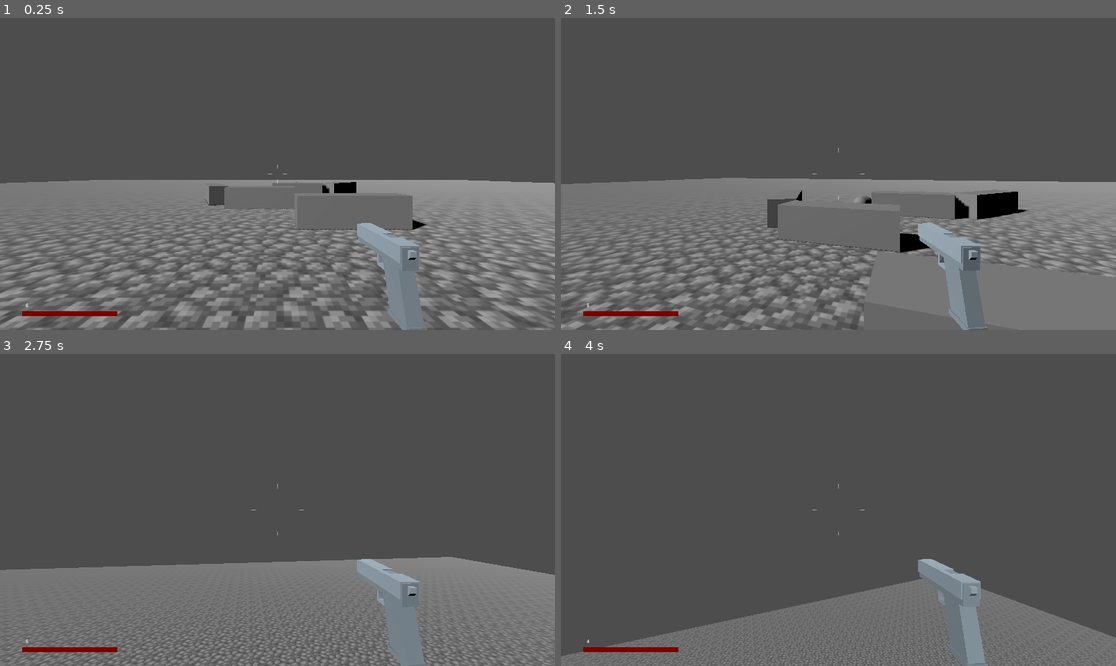
Above: before the commit, frames 1-4 (two rows, left to right).
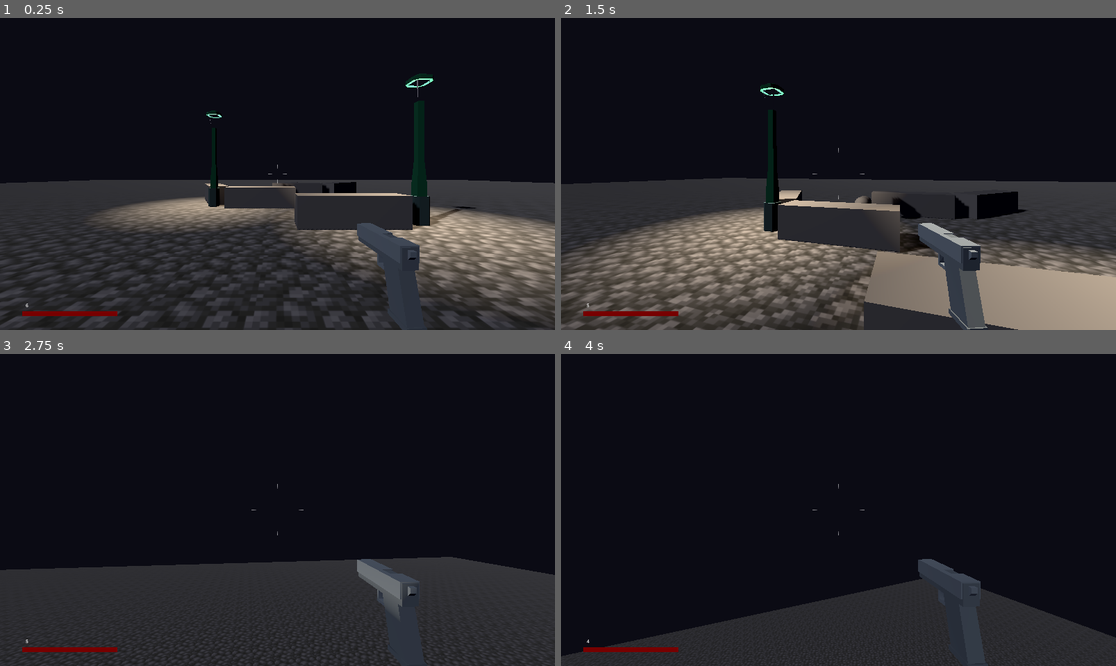
Above: after the commit, the same moments.

Repository: cjratcliff/hellebore
Game: Godot game, scene res://levels/main.tscn
Two runs of this game, one before a commit and one after it. Both use one fixed random seed, a clock stepped at 60 frames per second and the inputs below.
Inputs (mouse positions are in pixels of both pictures, inside the frame that each line leads up to):
- Up to frame 1 (0.25 s): no input
- Up to frame 2 (1.5 s): tap Enter at 0.5 s; move the mouse to (866, 174) at 0.52 s; hold Space (jump) 0.53-1.28 s; hold W (move_forward) from 0.53 s (still down); move the mouse to (810, 174) at 1.27 s; click (810, 174) at 1.35 s
- Up to frame 3 (2.75 s): keep holding W (move_forward); tap Space (jump) at 1.52, 1.55, 1.82 s; move the mouse to (288, 503) at 2.02 s; hold Space (jump) from 2.03 s (still down)
- Up to frame 4 (4 s): keep holding W (move_forward); move the mouse to (832, 516) at 2.77 s; release Space (jump) at 2.78 s; click (832, 516) at 2.85 s; tap Space (jump) at 3.02, 3.05, 3.32 s; move the mouse to (877, 513) at 3.52 s; hold Space (jump) from 3.53 s (still down)

The runs differ from the first frame. In frame 1, 96% of the frame differs, in the area x 0-100%, y 0-100%; in frame 2, 91%; in frame 3, 100%; in frame 4, 100%.

Commit message:
increase turn speed for mobs

Diff:
--- a/hellebore/actors/mobs/mob.gd
+++ b/hellebore/actors/mobs/mob.gd
@@ -3,7 +3,11 @@
 var max_health = 3
 var health = max_health
 var speed = 4
+var jump_speed = 8
+var turn_speed = 5.0
 var gravity = 10
+
+var is_jumping = false
 
 @onready var nav_agent: NavigationAgent3D = $NavigationAgent3D
 
@@ -17,28 +21,20 @@
 	var next_pos = nav_agent.get_next_path_position()
 	var dir = global_position.direction_to(next_pos)
 	dir.y = 0
-	velocity = dir * speed
+	velocity = dir * get_speed()
 
 	if not is_on_floor():
 		velocity.y -= gravity * delta
 
 	var dist_to_player = global_position.distance_to(player.global_position)
-	if is_on_floor() and dist_to_player < 5:
+	if is_on_floor() and dist_to_player < 5.0:
 		jump()
 
 	move_and_slide()
 
+	# Don't try to turn to face something you're already on top of
 	if global_position.distance_to(next_pos) > 0.5:
-		# Turn smoothly
-		var target_position = global_position + dir * 1000
-		var target_transform = global_transform.looking_at(target_position, Vector3.UP)
-
-		var current_quat = Quaternion(global_transform.basis)
-		var target_quat = Quaternion(target_transform.basis)
-
-		var rot_speed = 2.0
-		var smoothed_quat = current_quat.slerp(target_quat, rot_speed * delta)
-		global_transform.basis = Basis(smoothed_quat)
+		smooth_look_at(global_position + dir * 1000, delta)
 
 func take_damage(amount: float):
 	health -= amount
@@ -50,4 +46,20 @@
 
 func jump():
 	velocity.y += 40
-	speed = 8
+	is_jumping = true
+
+func get_speed():
+	if is_jumping:
+		return jump_speed
+	else:
+		return speed
+
+func smooth_look_at(target_position: Vector3, delta: float):
+	# Turn smoothly
+	var target_transform = global_transform.looking_at(target_position, Vector3.UP)
+
+	var current_quat = Quaternion(global_transform.basis)
+	var target_quat = Quaternion(target_transform.basis)
+
+	var smoothed_quat = current_quat.slerp(target_quat, turn_speed * delta)
+	global_transform.basis = Basis(smoothed_quat)
--- a/hellebore/levels/main.tscn
+++ b/hellebore/levels/main.tscn
@@ -5,10 +5,15 @@
 [ext_resource type="PackedScene" uid="uid://bdwub74y0vit1" path="res://actors/mobs/mob.tscn" id="2_wdj6m"]
 [ext_resource type="Texture2D" uid="uid://616y5meg2f41" path="res://terrain/ground.png" id="4_m1504"]
 [ext_resource type="PackedScene" uid="uid://bss2fa0ujtc4l" path="res://props/wall.tscn" id="5_ifaiv"]
+[ext_resource type="PackedScene" uid="uid://b6nkgnnfm6lvm" path="res://props/lamp/lamp.tscn" id="6_5k4jt"]
+
+[sub_resource type="Environment" id="Environment_rybk0"]
+background_mode = 1
+background_color = Color(0.04384113, 0.04171996, 0.080609135, 1)
 
 [sub_resource type="NavigationMesh" id="NavigationMesh_rybk0"]
-vertices = PackedVector3Array(-6, 0.5, -9.5, -5, 0.5, -10, -5, 0.5, -49.5, -49.5, 0.5, -49.5, -49.5, 0.5, -9, -6, 0.5, -9, 0.5, 0.5, -6.5, 0.5, 0.5, -8.5, -1.25, 0.5, -8.75, -2.5, 0.5, -6.5, -1, 0.5, -10.75, 5.5, 0.5, -13.25, 5.5, 0.5, -49.5, -3.5, 0.5, -9.5, 2.5, 0.5, -10.75, 6.75, 0.5, -12, 49.5, 0.5, -12, 49.5, 0.5, -49.5, 1, 0.5, -4.5, 0, 0.5, -4.25, 0.25, 0.5, -3, 4, 0.5, -3, 1, 0.5, -6.25, 4, 0.5, -8.75, 4.25, 0.5, -1.75, 49.5, 0.5, -1.75, 3.5, 1.5, -10.5, 3.5, 1.5, -10, 4.25, 1.5, -10.5, -0.5, 0.5, -2.75, -3.25, 0.5, -4.25, -3.5, 0.5, -5.25, -4.75, 0.5, -5.75, 1, 0.5, 49.5, 1.25, 0.5, -0.75, -0.5, 0.5, -1, -49.5, 0.5, 49.5, 4, 0.5, -0.75, 2.75, 0.5, 49.5, 49.5, 0.5, 49.5, 2.5, 0.5, -0.75)
-polygons = [PackedInt32Array(1, 0, 2), PackedInt32Array(2, 0 …(500 unchanged characters)… Int32Array(22, 7, 23), PackedInt32Array(18, 22, 21), PackedInt32Array(21, 22, 23), PackedInt32Array(21, 23, 24), PackedInt32Array(24, 23, 15), PackedInt32Array(24, 15, 16), PackedInt32Array(24, 16, 25), PackedInt32Array(28, 27, 26), PackedInt32Array(20, 29, 19), PackedInt32Array(19, 29, 30), PackedInt32Array(32, 31, 30), PackedInt32Array(35, 34, 33), PackedInt32Array(30, 29, 35), PackedInt32Array(30, 35, 32), PackedInt32Array(32, 35, 4), PackedInt32Array(4, 35, 33), PackedInt32Array(4, 33, 36), PackedInt32Array(4, 5, 32), PackedInt32Array(24, 25, 37), PackedInt32Array(37, 25, 39), PackedInt32Array(37, 39, 38), PackedInt32Array(38, 40, 37), PackedInt32Array(34, 40, 33), PackedInt32Array(33, 40, 38)]
+vertices = PackedVector3Array(-6, 0.43451023, -9.5, -5, 0.43451023, -10, -5, 0.43451023, -49.5, -49.5, 0.43451023, -49.5, -49.5, 0.43451023, -9, -6, 0.43451023, -9, 0.5, 0.43451023, -6.5, 0.5, 0.43451023, -8.5, -1.25, 0.43451023, -8.75, -2.5, 0.43451023, -6.5, -1, 0.43451023, -10.75, 5.5, 0.43451023, -13.25, 5.5, 0.43451023, -49.5, -3.5, 0.43451023, -9.5, 2.5, 0.43451023, -10.75, 6.75, 0.43451023, -12, 49.5, 0.43451023, -12, 49.5, 0.43451023, -49.5, 1, 0.43451023, -4.5, 0, 0.43451023, -4.25, 0.25, 0.43451023, -3, 4, 0.43451023, -3, 1, 0.43451023, -6.25, 4, 0.43451023, -8.75, 4.75, 0.43451023, -2.75, 5, 0.43451023, -2, 49.5, 0.43451023, -2, 3.5, 1.4345102, -10.5, 3.5, 1.4345102, -10, 4.25, 1.4345102, -10.5, -3.25, 0.43451023, -4.25, -3.5, 0.43451023, -5, -4.25, 0.43451023, -5, -0.5, 0.43451023, -2.75, 1, 0.43451023, 49.5, 1.25, 0.43451023, -0.75, -0.5, 0.43451023, -1, -49.5, 0.43451023, 49.5, 4, 0.43451023, -0.75, 2.75, 0.43451023, 49.5, 49.5, 0.43451023, 49.5, 2.5, 0.43451023, -0.75)
+polygons = [PackedInt32Array(1, 0, 2), PackedInt32Array(2, 0 …(500 unchanged characters)… Int32Array(22, 7, 23), PackedInt32Array(21, 18, 24), PackedInt32Array(24, 18, 22), PackedInt32Array(24, 22, 23), PackedInt32Array(24, 23, 25), PackedInt32Array(25, 23, 15), PackedInt32Array(25, 15, 16), PackedInt32Array(25, 16, 26), PackedInt32Array(29, 28, 27), PackedInt32Array(32, 31, 30), PackedInt32Array(20, 33, 19), PackedInt32Array(19, 33, 30), PackedInt32Array(36, 35, 34), PackedInt32Array(30, 33, 36), PackedInt32Array(30, 36, 32), PackedInt32Array(32, 36, 4), PackedInt32Array(4, 36, 34), PackedInt32Array(4, 34, 37), PackedInt32Array(4, 5, 32), PackedInt32Array(25, 26, 38), PackedInt32Array(38, 26, 40), PackedInt32Array(38, 40, 39), PackedInt32Array(39, 41, 38), PackedInt32Array(35, 41, 34), PackedInt32Array(34, 41, 39)]
 geometry_source_geometry_mode = 2
 geometry_source_group_name = &"nav_mesh_source"
 
@@ -26,6 +31,9 @@
 
 [node name="Hud" parent="." unique_id=1331191350 instance=ExtResource("1_l8qe7")]
 
+[node name="WorldEnvironment" type="WorldEnvironment" parent="." unique_id=186665748]
+environment = SubResource("Environment_rybk0")
+
 [node name="NavigationRegion3D" type="NavigationRegion3D" parent="." unique_id=570409846]
 navigation_mesh = SubResource("NavigationMesh_rybk0")
 
@@ -34,6 +42,7 @@
 
 [node name="Sun" type="DirectionalLight3D" parent="." unique_id=1867670455]
 transform = Transform3D(0.5895103, 0.5071961, -0.62867296, 0, 0.7782909, 0.6279039, 0.80776083, -0.37015578, 0.4588105, 0, 4.83245, 0)
+light_energy = 0.15
 shadow_enabled = true
 
 [node name="Mob" parent="." unique_id=1102018426 instance=ExtResource("2_wdj6m")]
@@ -63,3 +72,9 @@
 
 [node name="Wall5" parent="." unique_id=1174055217 instance=ExtResource("5_ifaiv")]
 transform = Transform3D(0.39941308, 0, -0.9167711, 0, 1, 0, 0.9167711, 0, 0.39941308, -4.1629806, 0.027450323, -7.6376047)
+
+[node name="Lamp" parent="." unique_id=707571291 instance=ExtResource("6_5k4jt")]
+transform = Transform3D(1, 0, 0, 0, 1, 0, 0, 0, 1, 4.272026, 9.536743e-07, -1.9817119)
+
+[node name="Lamp2" parent="." unique_id=1982082969 instance=ExtResource("6_5k4jt")]
+transform = Transform3D(1, 0, 0, 0, 1, 0, 0, 0, 1, -3.6498709, 9.536743e-07, -5.775144)
--- /dev/null
+++ b/hellebore/props/lamp/lamp.tscn
@@ -0,0 +1,22 @@
+[gd_scene format=3 uid="uid://b6nkgnnfm6lvm"]
+
+[ext_resource type="PackedScene" uid="uid://coax3hkemn0cf" path="res://props/lamp/lantern.glb" id="1_7omg3"]
+
+[sub_resource type="BoxShape3D" id="BoxShape3D_rybk0"]
+size = Vector3(0.36843872, 3.9569702, 0.35916138)
+
+[node name="Lamp" type="StaticBody3D" unique_id=707571291 groups=["nav_mesh_source"]]
+
+[node name="lantern2" parent="." unique_id=578131895 instance=ExtResource("1_7omg3")]
+transform = Transform3D(2.5, 0, 0, 0, 2.5, 0, 0, 0, 2.5, 0, 0, 0)
+
+[node name="CollisionShape3D" type="CollisionShape3D" parent="." unique_id=414411258]
+transform = Transform3D(1, 0, 0, 0, 1, 0, 0, 0, 1, -0.0053863525, 1.9129944, -0.030288696)
+shape = SubResource("BoxShape3D_rybk0")
+
+[node name="OmniLight3D" type="OmniLight3D" parent="." unique_id=2044677772]
+transform = Transform3D(1, 0, 0, 0, 1, 0, 0, 0, 1, 0, 4.4356837, -0.003005743)
+light_color = Color(1, 0.87474924, 0.6987043, 1)
+light_energy = 5.0
+shadow_enabled = true
+omni_range = 6.762031
Binary file added: hellebore/props/lamp/lantern.glb
Not shown, added: hellebore/props/lamp/lantern.glb.import
Not shown, added: hellebore-docs/Setting.md
Not shown, changed: hellebore-docs/Similar games.md
